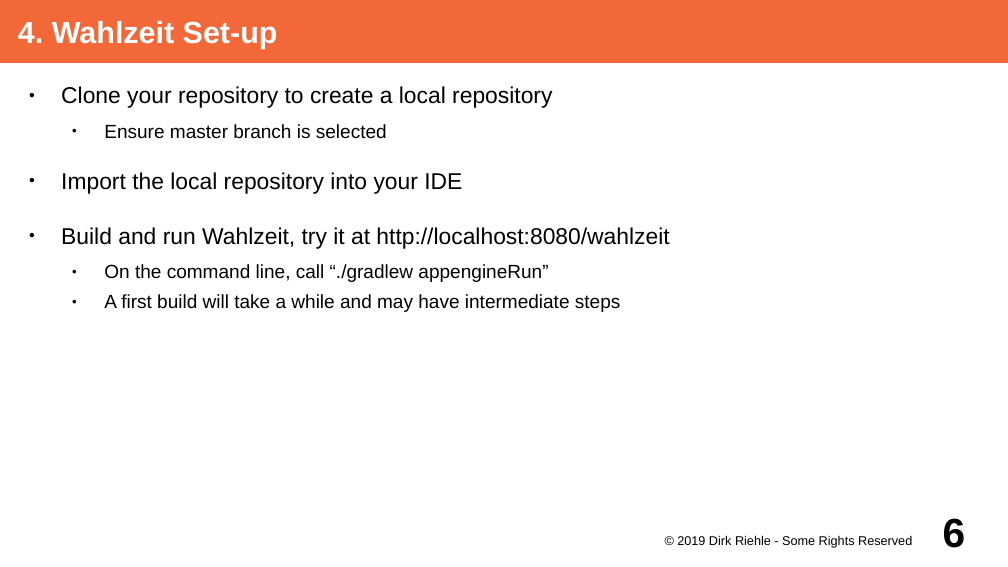
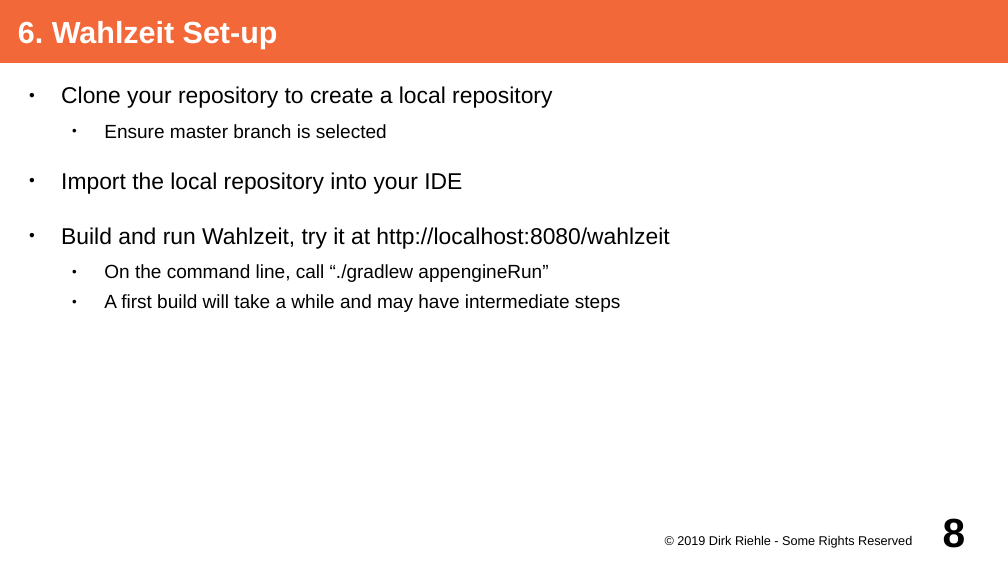
Before and after one commit to dirkriehle/adap-course, a slide deck: slide 8 of Lecture Slides/ADAP A03 - Project Set-up.odp (slide 6 before the commit). Drawn at 1008x567 pixels with LibreOffice and Linux fonts; fonts in the diff are those of the drawing. Boxes give left, top, right and bottom in pixels: in the first picture for what was removed or moved away, otherwise in the second. Text is boxed around its words. In the diff, an @@ line names an element or a change of style, - is before the commit and + after.

```diff
--- a/Lecture Slides/ADAP A03 - Project Set-up.odp
+++ b/Lecture Slides/ADAP A03 - Project Set-up.odp
@@ title at box(18, 21, 278, 49): text changed @@
-4. Wahlzeit Set-up
+6. Wahlzeit Set-up
@@ page number at box(943, 518, 966, 548): text changed @@
-6
+8
```
Also in this commit, not shown: 3 other slides changed, 2 slides added, 1 other file.
